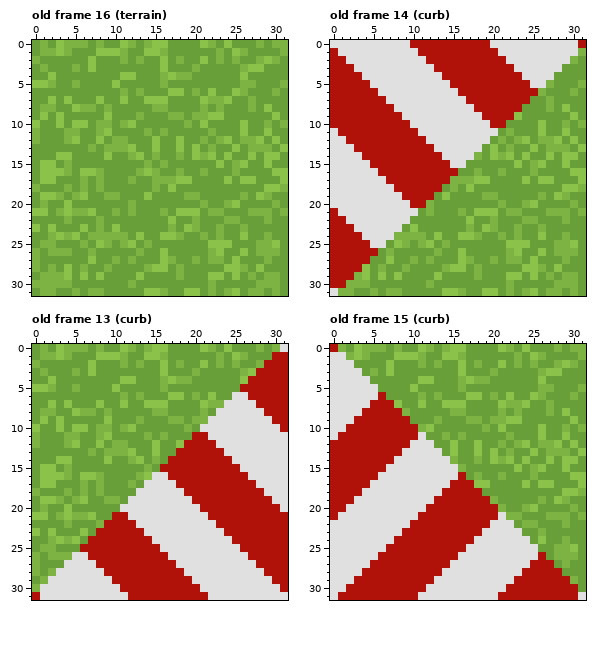
File history of a pixel-art file, assets/files/circuit_spritesheet.ase. Above is the file before it was changed.
32x32 pixels, 22 frames. Shown: old frame 16 (terrain), old frame 14 (curb), old frame 13 (curb), old frame 15 (curb). The commit also changed other frames, which this record leaves out.
New version:
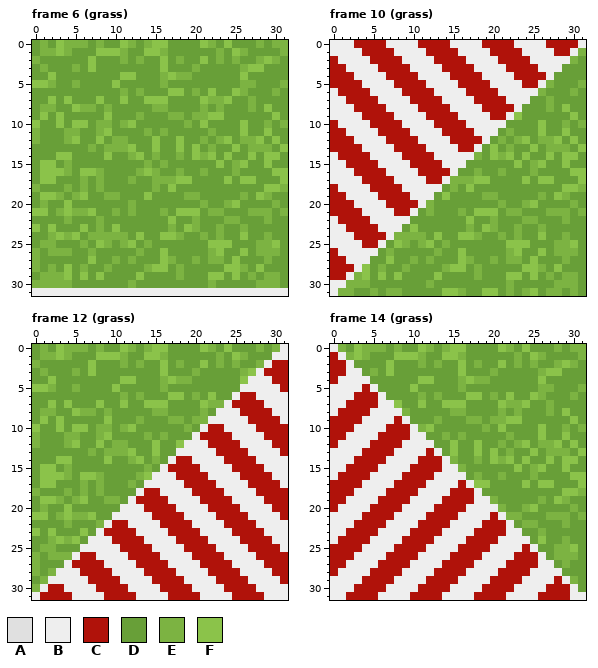
Palette (. is transparent): A #e0e0e0  B #eeeeee  C #b0120a  D #689f38  E #7cb342  F #8bc34a
A new or re-ordered frame is compared with the old frame closest to it.
From the commit log: Upgrade circuit titles
Edits made:
frames 22 -> 42
Changed rows in their new state; - is an unchanged pixel.
Frame 6 (grass) is new; against old frame 16 (terrain):
first column x 0:
31 BBBBBBBBBBBBBBBBBBBBBBBBBBBBBBBB
Frame 10 (grass) is new; against old frame 14 (curb):
first column x 0:
 0 BBBCCCCBBBB----BBBB-CCCBBBBCCCCB
 1 BBBBCCCCBBBB----BBBB-CCCBBBBCCB-
 2 -BBBBCCCCBBBB----BBBB-CCCBBBBB--
 3 --BBBBCCCCBBBB----BBBB-CCCBBB---
 4 ---BBBBCCCCBBBB----BBBB-CCCB----
 5 ----BBBBCCCCBBBB----BBBB-CB-----
 6 B----BBBBCCCCBBBB----BBBBB------
 7 BB----BBBBCCCCBBBB----BBB-------
 8 BBB----BBBBCCCCBBBB----B--------
 9 BBBB----BBBBCCCCBBBB--B---------
10 -BBBB----BBBBCCCCBBBBB----------
11 C-BBBB----BBBBCCCCBBB-----------
12 CC-BBBB----BBBBCCCCB------------
13 CCC-BBBB----BBBBCCB-------------
14 BCCC-BBBB----BBBBB--------------
15 BBCCC-BBBB----BBB---------------
16 BBBCCC-BBBB----B----------------
17 BBBBCCC-BBBB--B-----------------
18 CBBBBCCC-BBBBB------------------
19 CCBBBBCCC-BBB-------------------
20 CCCBBBBCCC-B--------------------
21 -CCCBBBBCCB---------------------
22 B-CCCBBBBB----------------------
23 BB-CCCBBB-----------------------
24 BBB-CCCB------------------------
25 BBBB-CB-------------------------
26 -BBBBB--------------------------
27 --BBB---------------------------
28 ---B----------------------------
29 --B-----------------------------
30 BB------------------------------
31 B-------------------------------
Frame 12 (grass) is new; against old frame 13 (curb):
first column x 0:
 0 -------------------------------B
 1 ------------------------------BB
 2 -----------------------------B--
 3 ----------------------------B---
 4 ---------------------------BBB--
 5 --------------------------BBBBB-
 6 -------------------------BC-BBBB
 7 ------------------------BCCC-BBB
 8 -----------------------BBBCCC-BB
 9 ----------------------BBBBBCCC-B
10 ---------------------BCCBBBBCCC-
11 --------------------B-CCCBBBBCCC
12 -------------------BBB-CCCBBBBCC
13 ------------------BBBBB-CCCBBBBC
14 -----------------B--BBBB-CCCBBBB
15 ----------------B----BBBB-CCCBBB
16 ---------------BBB----BBBB-CCCBB
17 --------------BBBBB----BBBB-CCCB
18 -------------BCCBBBB----BBBB-CCC
19 ------------BCCCCBBBB----BBBB-CC
20 -----------BBBCCCCBBBB----BBBB-C
21 ----------BBBBBCCCCBBBB----BBBB-
22 ---------B--BBBBCCCCBBBB----BBBB
23 --------B----BBBBCCCCBBBB----BBB
24 -------BBB----BBBBCCCCBBBB----BB
25 ------BBBBB----BBBBCCCCBBBB----B
26 -----BC-BBBB----BBBBCCCCBBBB----
27 ----BCCC-BBBB----BBBBCCCCBBBB---
28 ---BBBCCC-BBBB----BBBBCCCCBBBB--
29 --BBBBBCCC-BBBB----BBBBCCCCBBBB-
30 -BCCBBBBCCC-BBBB----BBBBCCCCBBBB
31 BCCCCBBBBCCC-BBBB----BBBBCCCCBBB
Frame 14 (grass) is new; against old frame 15 (curb):
first column x 0:
 0 B-------------------------------
 1 CB------------------------------
 2 CCB-----------------------------
 3 CCBB----------------------------
 4 CBBBB---------------------------
 5 BBBBCB--------------------------
 6 BBBCCCB-------------------------
 7 BBCCC-BB------------------------
 8 BCCC-BBBB-----------------------
 9 CCC-BBBB-B----------------------
10 CC-BBBB---B---------------------
11 C-BBBB----BB--------------------
12 -BBBB----BBBB-------------------
13 BBBB----BBBBCB------------------
14 BBB----BBBBCCCB-----------------
15 BB----BBBBCCCCBB----------------
16 B----BBBBCCCCBBBB---------------
17 ----BBBBCCCCBBBB-B--------------
18 ---BBBBCCCCBBBB---B-------------
19 --BBBBCCCCBBBB----BB------------
20 -BBBBCCCCBBBB----BBBB-----------
21 BBBBCCCCBBBB----BBBB-B----------
22 BBBCCCCBBBB----BBBB-CCB---------
23 BBCCCCBBBB----BBBB-CCCBB--------
24 BCCCCBBBB----BBBB-CCCBBBB-------
25 CCCCBBBB----BBBB-CCCBBBBCB------
26 CCCBBBB----BBBB-CCCBBBBCCCB-----
27 CCBBBB----BBBB-CCCBBBBCCC-BB----
28 CBBBB----BBBB-CCCBBBBCCC-BBBB---
29 BBBB----BBBB-CCCBBBBCCC-BBBB-B--
30 BBB----BBBB-CCCBBBBCCC-BBBB---B-
31 BB----BBBB-CCCBBBBCCC-BBBB----BB
